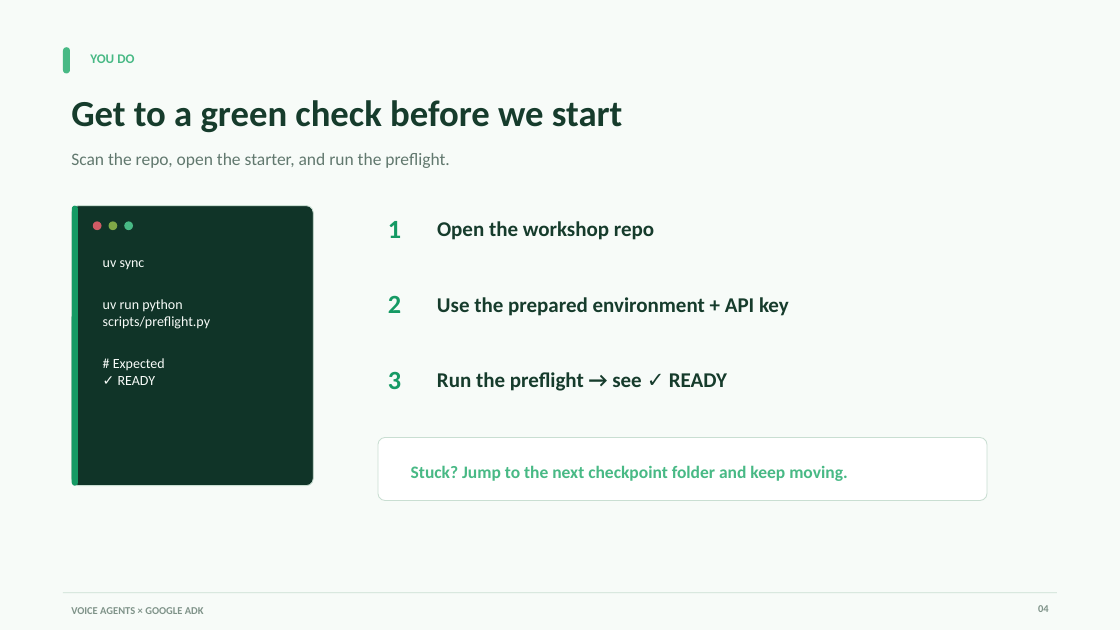
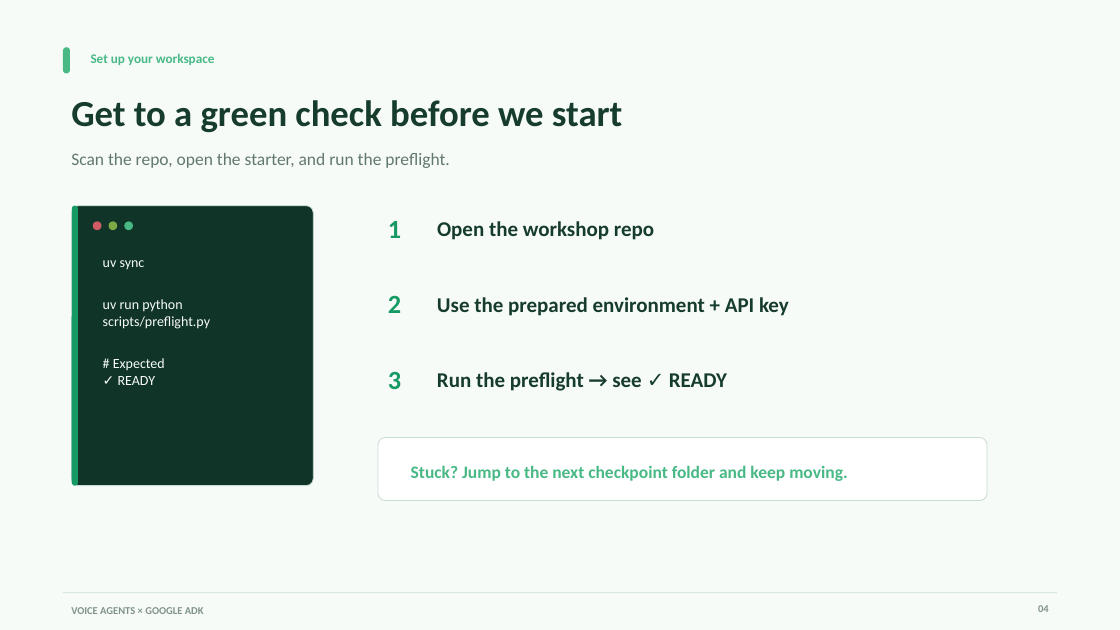
Before and after one commit to aswincsekar/adk-voice-workshop, a slide deck: slide 4 of slides/google-adk-voice-agents-workshop.pptx. Drawn at 1120x630 pixels with LibreOffice and Linux fonts; fonts in the diff are those of the drawing. Boxes give left, top, right and bottom in pixels: in the first picture for what was removed or moved away, otherwise in the second. Text is boxed around its words. In the diff, an @@ line names an element or a change of style, - is before the commit and + after.

```diff
--- a/slides/google-adk-voice-agents-workshop.pptx
+++ b/slides/google-adk-voice-agents-workshop.pptx
@@ text at [91,53,215,65]: text changed @@
-YOU DO
+Set up your workspace
```
Also in this commit, not shown: 17 other slides changed.
